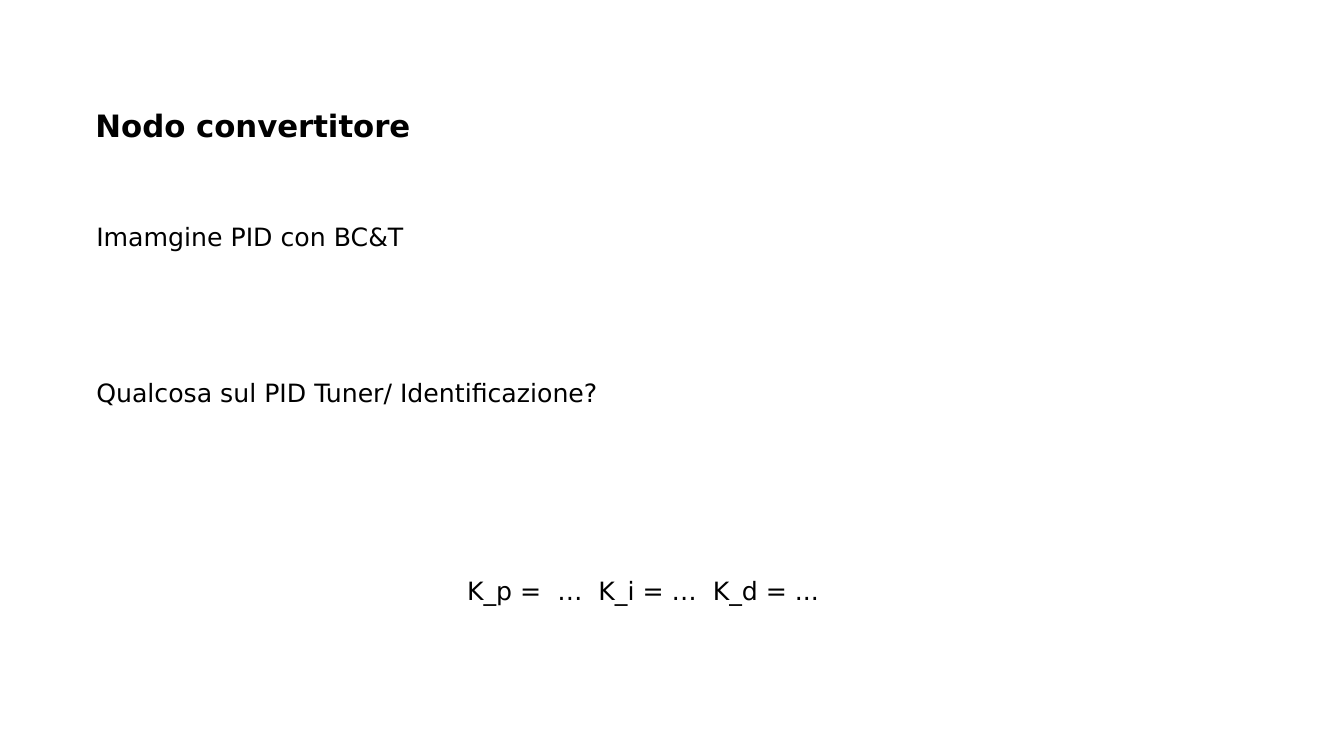
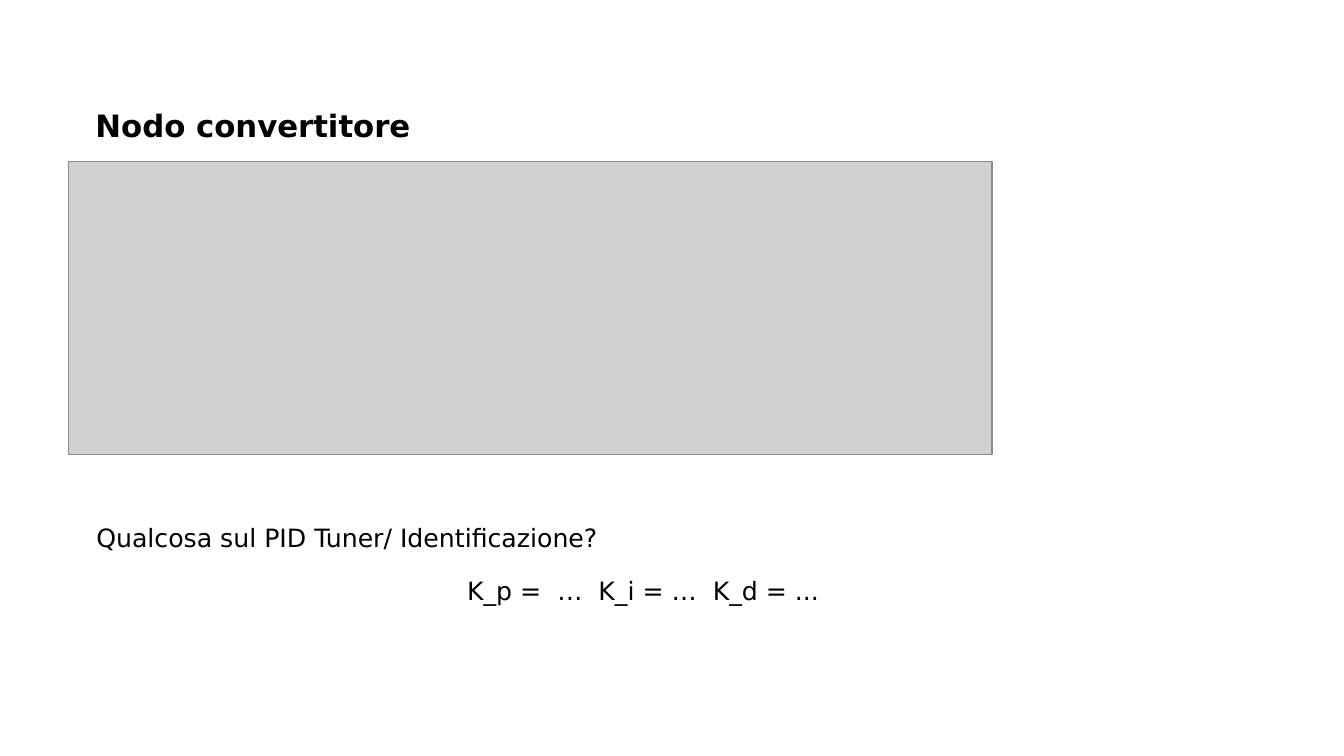
Before and after one commit to MarcoMinarelli/Rover_LabAuto, a slide deck: slide 9 of labauto.pptx. Drawn at 1344x756 pixels with LibreOffice and Linux fonts; fonts in the diff are those of the drawing; grey boxes stand for pictures; background and template pictures are left out. Boxes give left, top, right and bottom in pixels: in the first picture for what was removed or moved away, otherwise in the second. Text is boxed around its words. In the diff, an @@ line names an element or a change of style, - is before the commit and + after.

```diff
--- a/labauto.pptx
+++ b/labauto.pptx
@@ picture added at (69, 162, 992, 456) @@
@@ text removed at (96, 227, 403, 252) @@
-Imamgine PID con BC&T
@@ text "Qualcosa sul PID Tuner/ Identificazione?": place and size @@
-text "Qualcosa sul PID Tuner/ Identificazione?" at (96, 383, 597, 406)
+text "Qualcosa sul PID Tuner/ Identificazione?" at (96, 528, 597, 551)
```
Also in this commit, not shown: 5 other slides changed.
